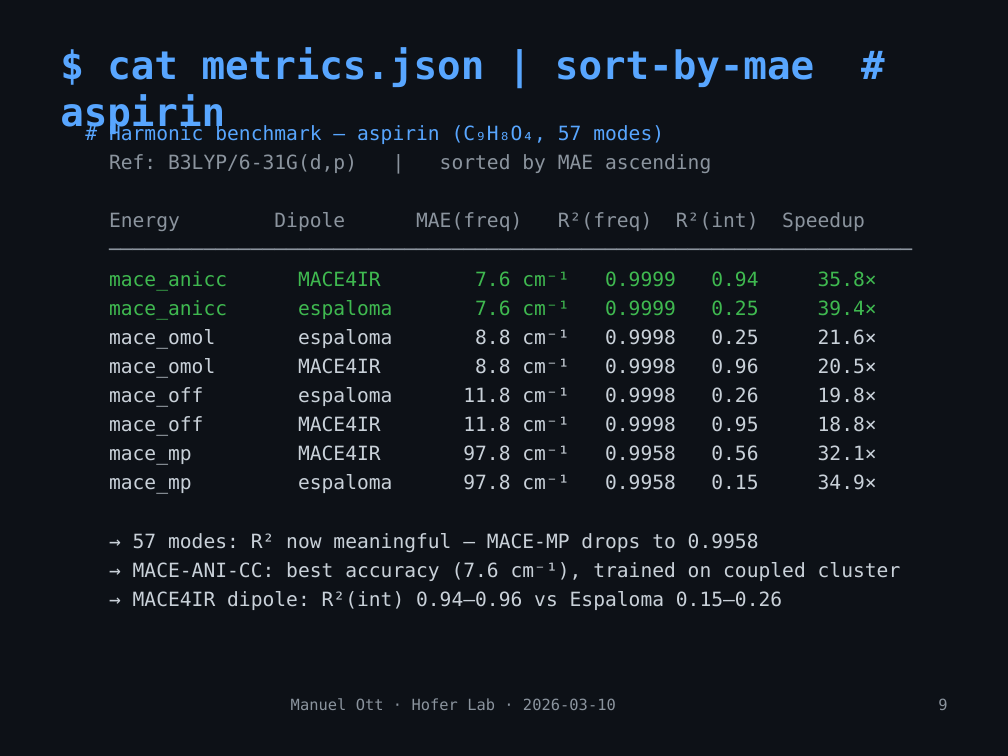
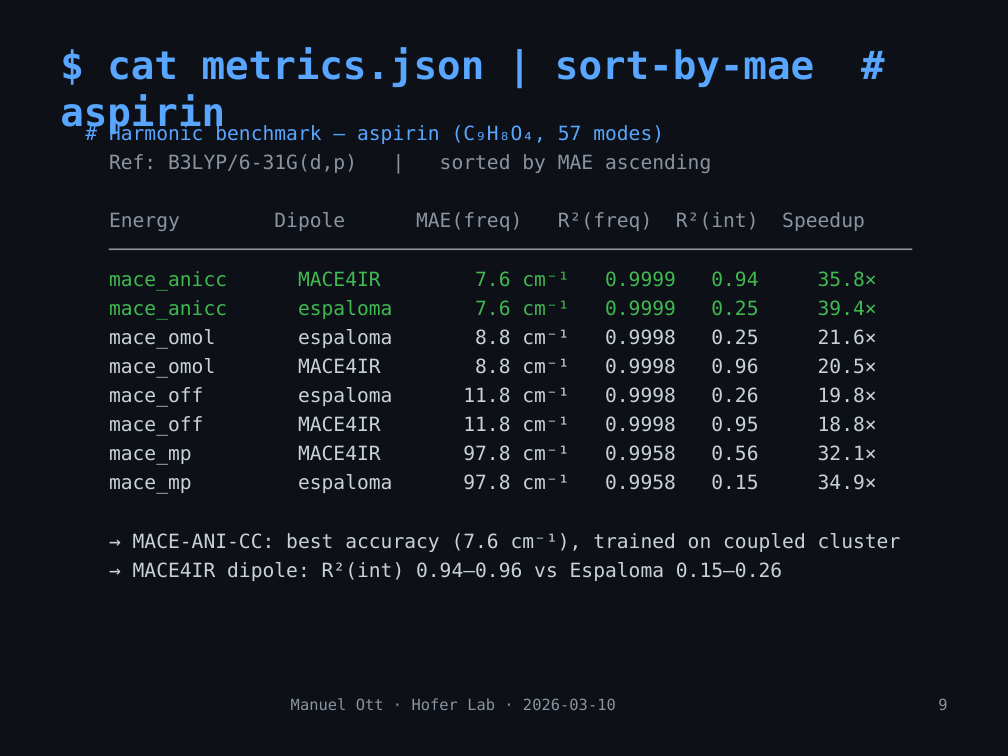
Before and after one commit to mott91/mace_gaussian_interface, a slide deck: slide 10 of presentation/presentation_v2.pptx. Drawn at 1008x756 pixels with LibreOffice and Linux fonts; fonts in the diff are those of the drawing. Boxes give left, top, right and bottom in pixels: in the first picture for what was removed or moved away, otherwise in the second. Text is boxed around its words. In the diff, an @@ line names an element or a change of style, - is before the commit and + after.

```diff
--- a/presentation/presentation_v2.pptx
+++ b/presentation/presentation_v2.pptx
@@ text at [133,533,759,552]: paragraph removed @@
-→ 57 modes: R² now meaningful — MACE-MP drops to 0.9958
```
Also in this commit, not shown: 1 other file.
